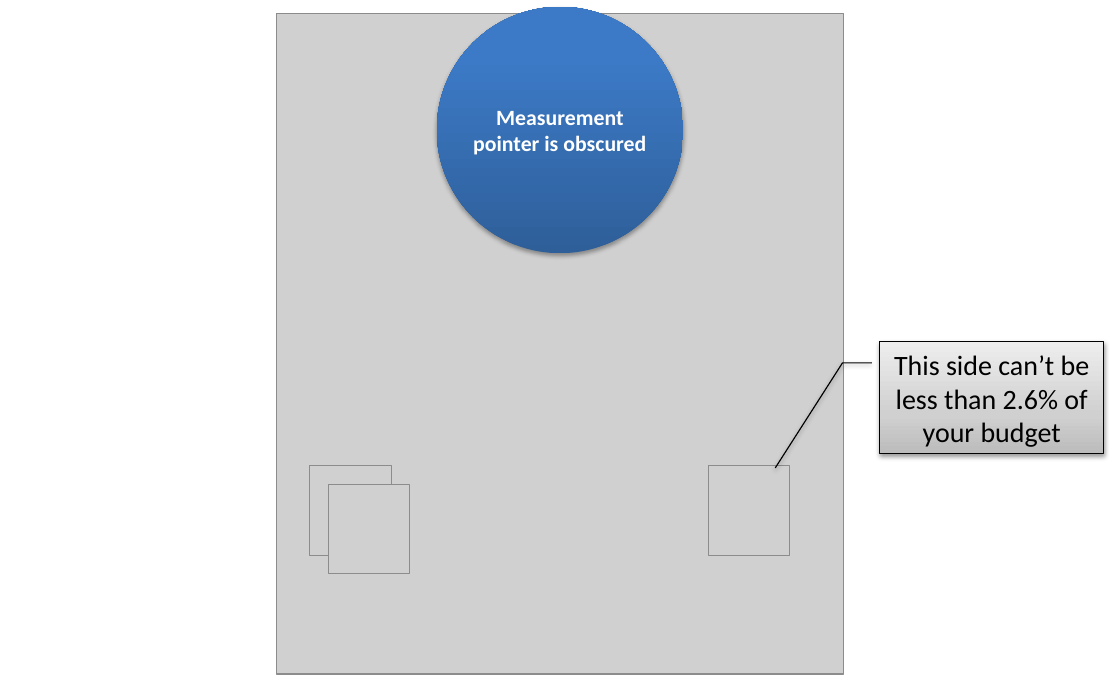
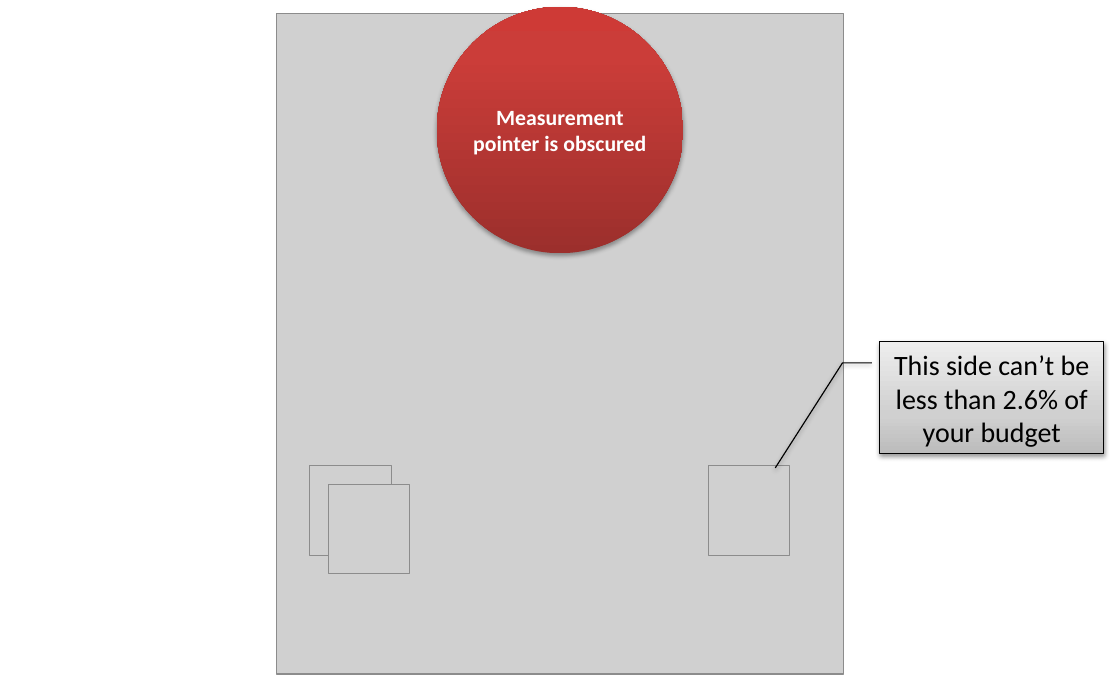
Before and after one commit to SLU-Courses-Townes/POLS6310, a slide deck: slide 4 of FinalProject/Docs/Townes_POLS6310_2019_Spring_FinalProject_Presentation_v00.pptx. Drawn at 1120x700 pixels with LibreOffice and Linux fonts; fonts in the diff are those of the drawing; grey boxes stand for pictures. Boxes give left, top, right and bottom in pixels: in the first picture for what was removed or moved away, otherwise in the second. Text is boxed around its words. In the diff, an @@ line names an element or a change of style, - is before the commit and + after.

```diff
--- a/FinalProject/Docs/Townes_POLS6310_2019_Spring_FinalProject_Presentation_v00.pptx
+++ b/FinalProject/Docs/Townes_POLS6310_2019_Spring_FinalProject_Presentation_v00.pptx
@@ ellipse "Measurement pointer is obscured" at (437, 7, 683, 253): fill gradient #2F5F99 to #3D7CC7 to #3A7CCB to gradient #9C2F2D to #CB3E3A to #CE3B37 @@
```
Also in this commit, not shown: 1 other slide changed, 4 slides added, 1 slide removed.
